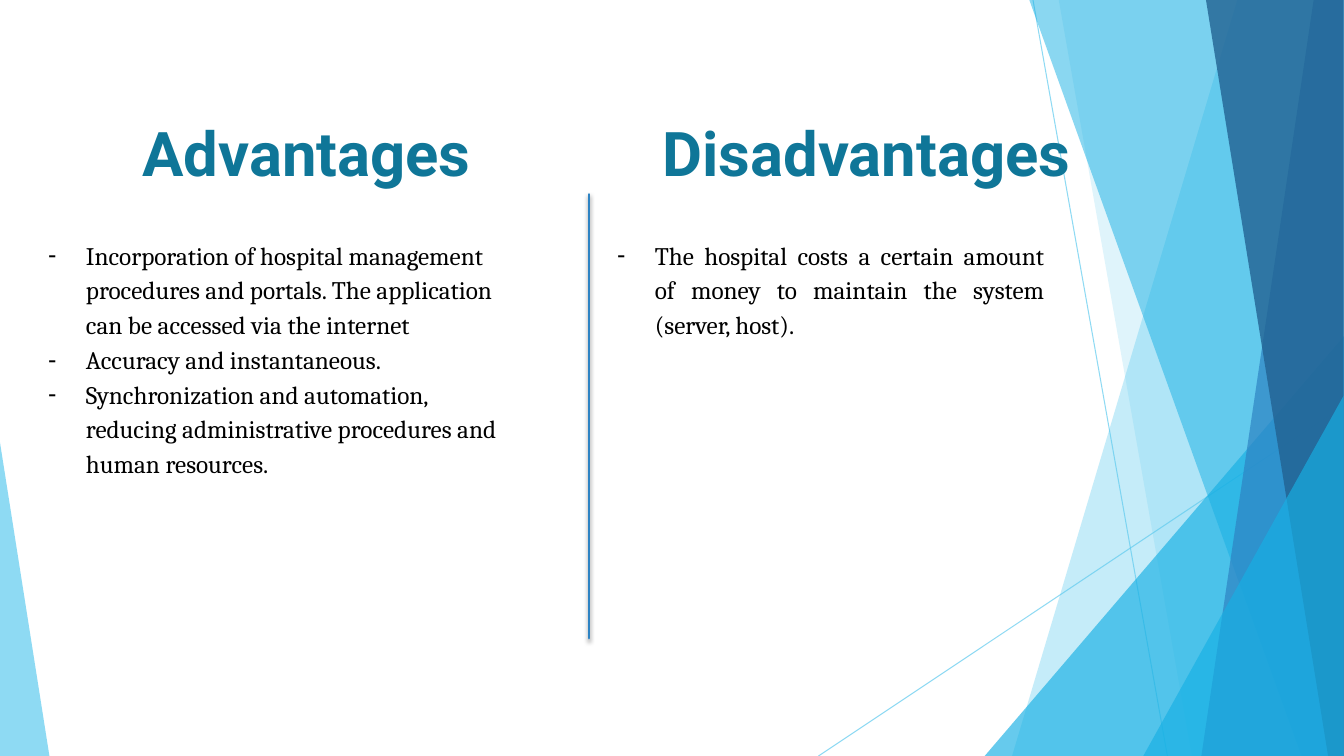
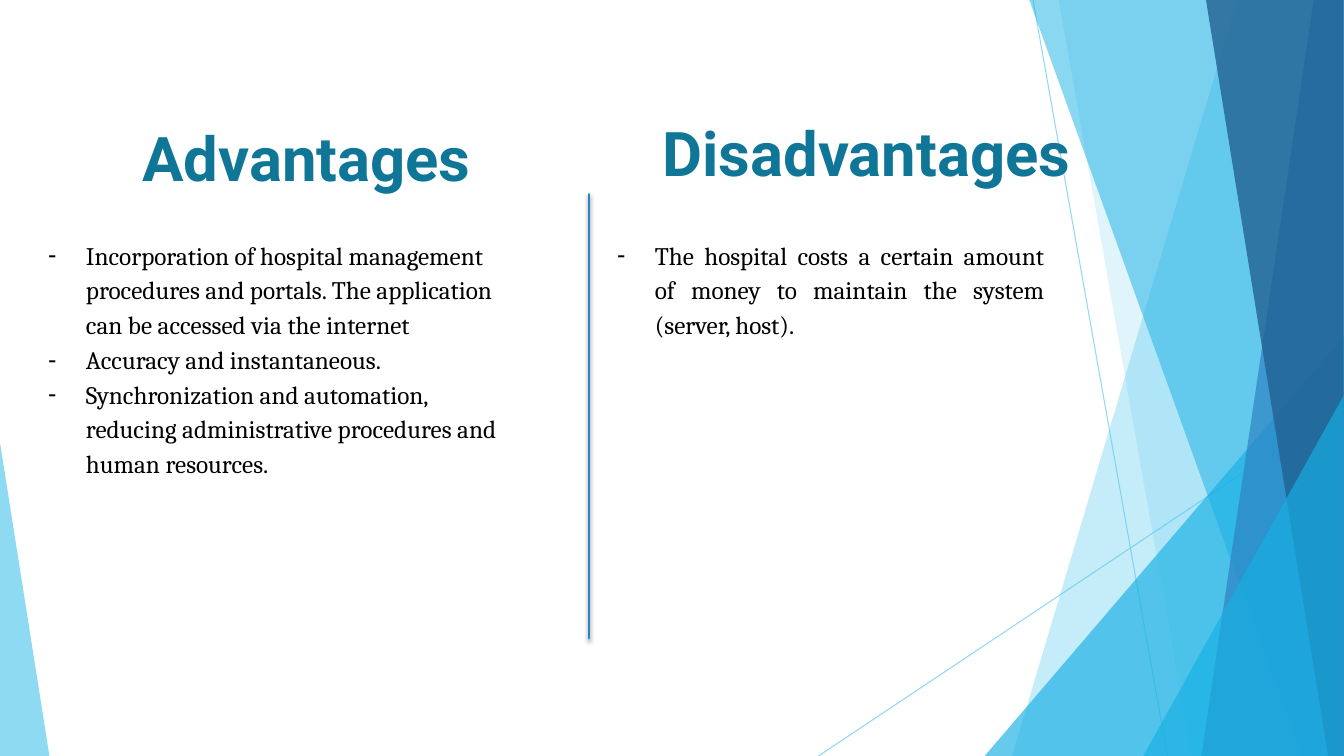
Before and after one commit to linhmimoza/Hospital_PortalExtra, a slide deck: slide 24 of Hospital.pptx (slide 8 before the commit). Drawn at 1344x756 pixels with LibreOffice and Linux fonts; fonts in the diff are those of the drawing. Boxes give left, top, right and bottom in pixels: in the first picture for what was removed or moved away, otherwise in the second. Text is boxed around its words. In the diff, an @@ line names an element or a change of style, - is before the commit and + after.

```diff
--- a/Hospital.pptx
+++ b/Hospital.pptx
@@ text "Advantages": place and size @@
-text "Advantages" at (142, 129, 470, 189)
+text "Advantages" at (142, 134, 470, 194)
```
Also in this commit, not shown: 5 other slides changed, 8 slides added, 3 slides removed, 4 other files.
